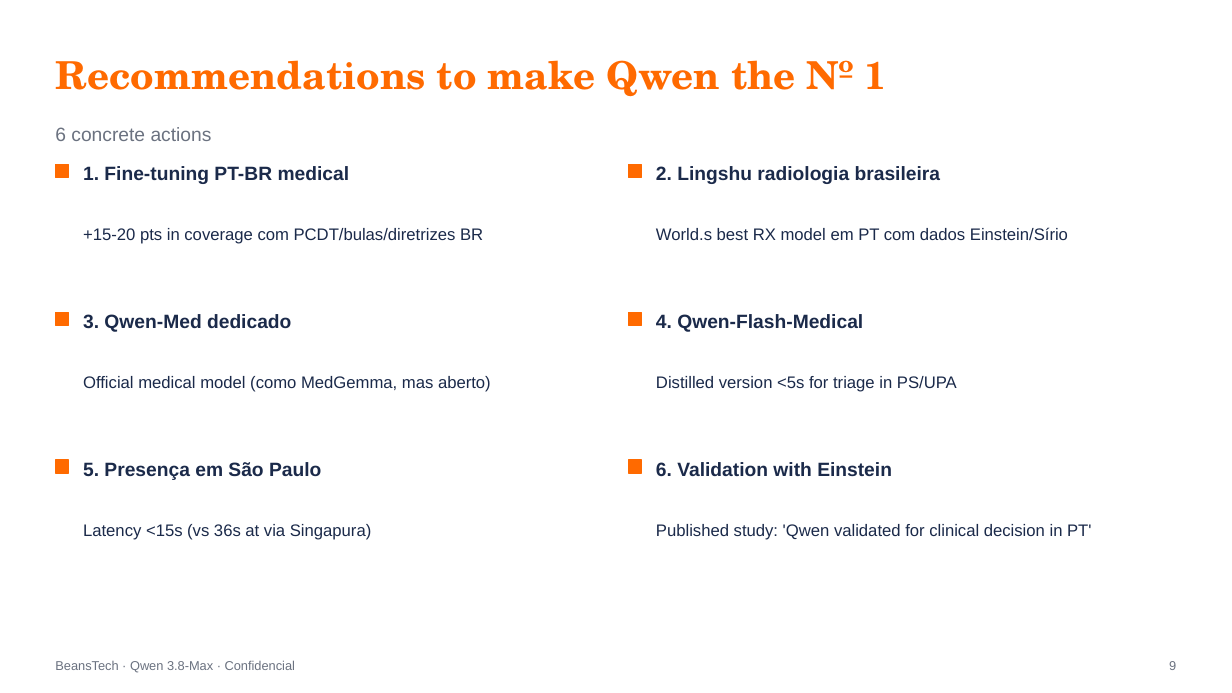
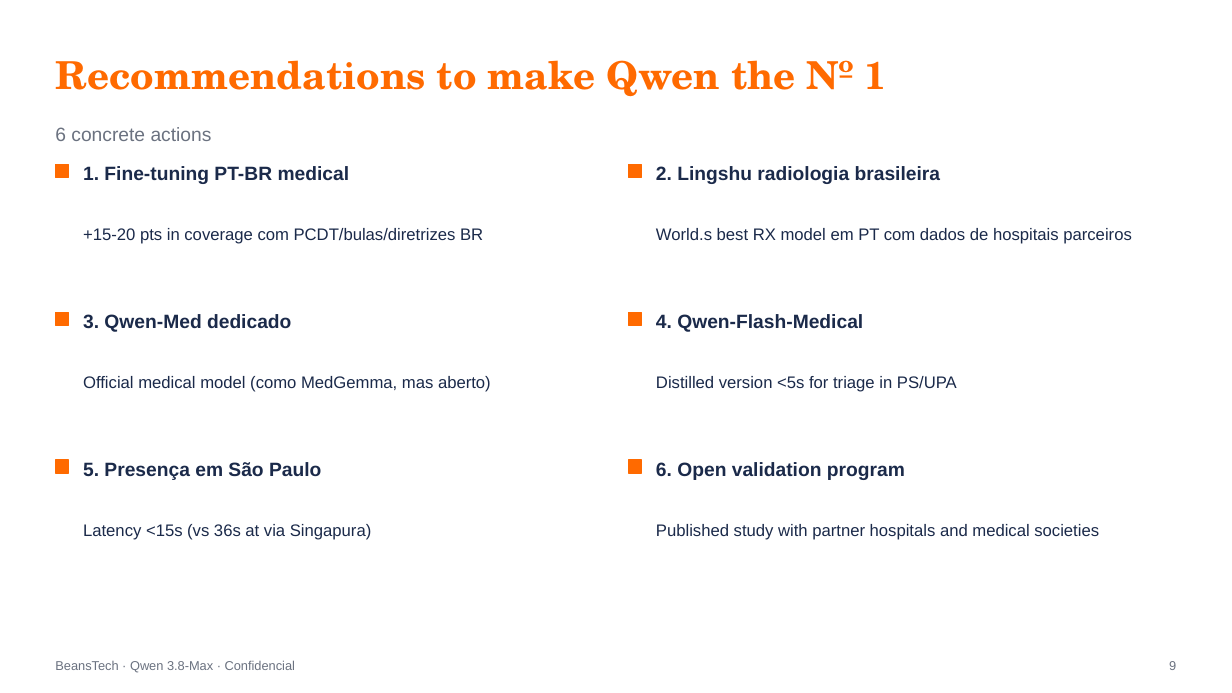
Before and after one commit to beanstechhub/healthtech-infra, a slide deck: slide 9 of apresentacoes/Qwen_Medicina_Eric_EN.pptx. Drawn at 1232x693 pixels with LibreOffice and Linux fonts; fonts in the diff are those of the drawing. Boxes give left, top, right and bottom in pixels: in the first picture for what was removed or moved away, otherwise in the second. Text is boxed around its words. In the diff, an @@ line names an element or a change of style, - is before the commit and + after.

Commit message:
Slides corrigidos: áreas vazias preenchidas (Einstein 5/8, Qwen 3/4/8, Benchmark 3/5/6); 'Validação Einstein' removida do Qwen (0 menções)

```diff
--- a/apresentacoes/Qwen_Medicina_Eric_EN.pptx
+++ b/apresentacoes/Qwen_Medicina_Eric_EN.pptx
@@ text at [656,228,1131,244]: text changed @@
-World.s best RX model em PT com dados Einstein/Sírio
+World.s best RX model em PT com dados de hospitais parceiros
@@ text at [656,462,905,480]: text changed @@
-6. Validation with Einstein
+6. Open validation program
@@ text at [656,524,1099,540]: text changed @@
-Published study: 'Qwen validated for clinical decision in PT'
+Published study with partner hospitals and medical societies
```
Also in this commit, not shown: 4 other slides changed, 7 other files.
